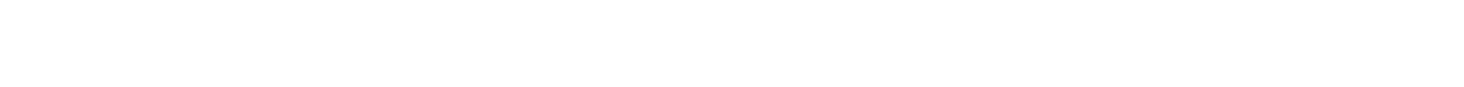
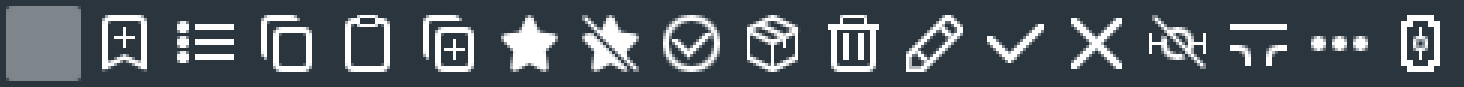
Before/after of a (1464, 87) layered artwork. What changed in the layer stack:
added layer "Слой 3" (50%) above "Слой 4" over [left=912, top=21, right=957, bottom=66]
added layer "Слой 4" (66%) above "Редактировать 2" over [left=909, top=57, right=921, bottom=69]
painted on "Редактировать 2" over [left=909, top=21, right=957, bottom=69]
showed "Слой 1" over [left=0, top=0, right=1464, bottom=87]
